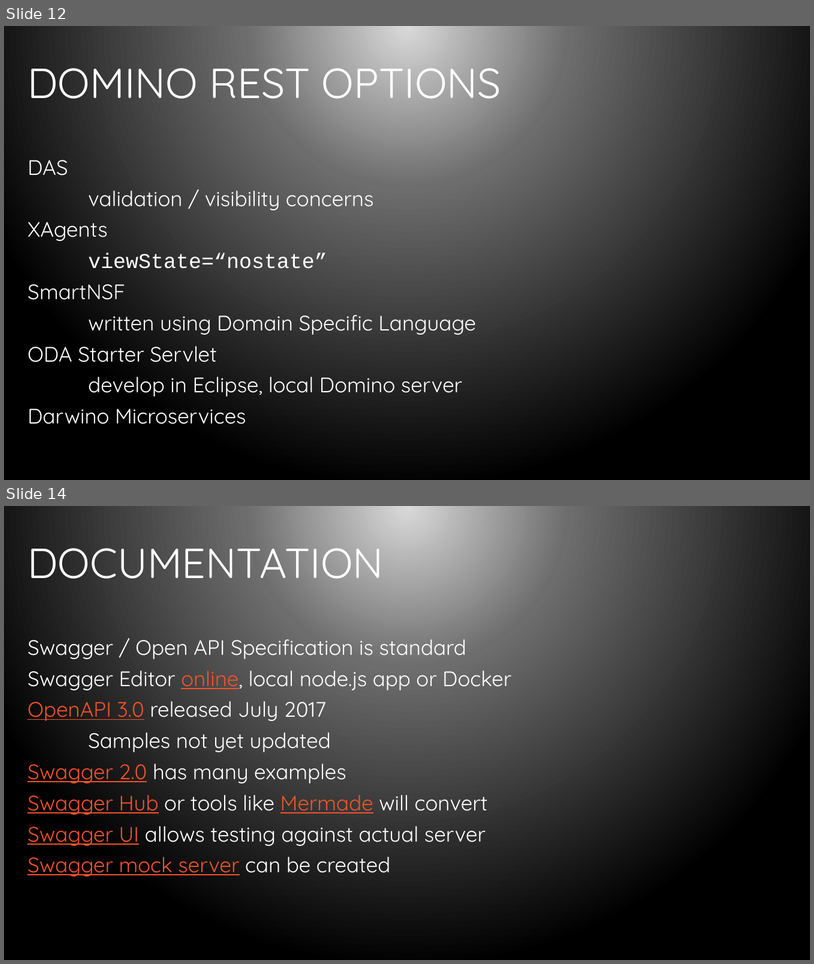
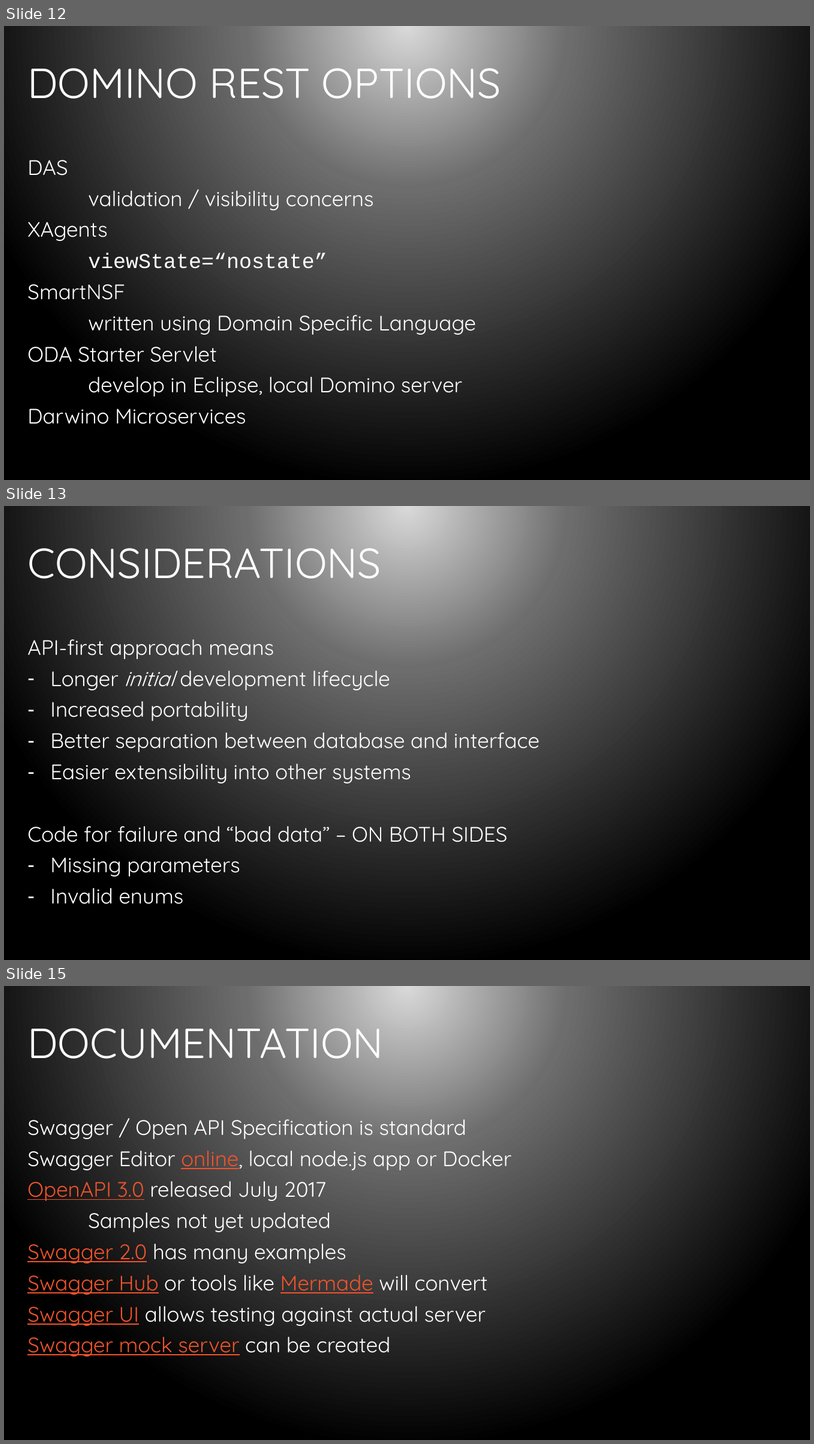
Before and after one commit to bleedingcode/domino-js-masterclass, a slide deck: presentation/8598 Domino and JS.pptx. Shown one above the other, each under a label of ours: slides 12 and 14 before the commit, slides 12, 13 and 15 after it; the slides between them are not shown. The pictures are 814x964 and 814x1444 pixels, drawn with LibreOffice and Linux fonts; fonts in the diff are those of the drawing; background and template pictures are left out. Boxes give left, top, right and bottom in pixels: in the first picture for what was removed or moved away, otherwise in the second. Text is boxed around its words. In the diff, an @@ line names an element or a change of style, - is before the commit and + after.

Commit message:
Updated additional slides on longer dev, API first, secuuring endpoints

```diff
--- a/presentation/8598 Domino and JS.pptx
+++ b/presentation/8598 Domino and JS.pptx
@@ slide 13 added at <box>4,506,810,960</box>, background gradient #D9D9D9 to #6D6D6D to #000000 @@
@@ title added at <box>27,535,381,589</box>, 50 pt, text #FFFFFF @@
+CONSIDERATIONS
@@ text added at <box>27,639,540,904</box>, 25 pt, text #FFFFFF @@
+API-first approach means
+– Longer initial development lifecycle
+– Increased portability
+– Better separation between database and interface
+– Easier extensibility into other systems
+Code for failure and “bad data” – ON BOTH SIDES
+– Missing parameters
+– Invalid enums
@@ what was slide 14 is now slide 15 @@
```
Also in this commit, not shown: 1 slide changed.
